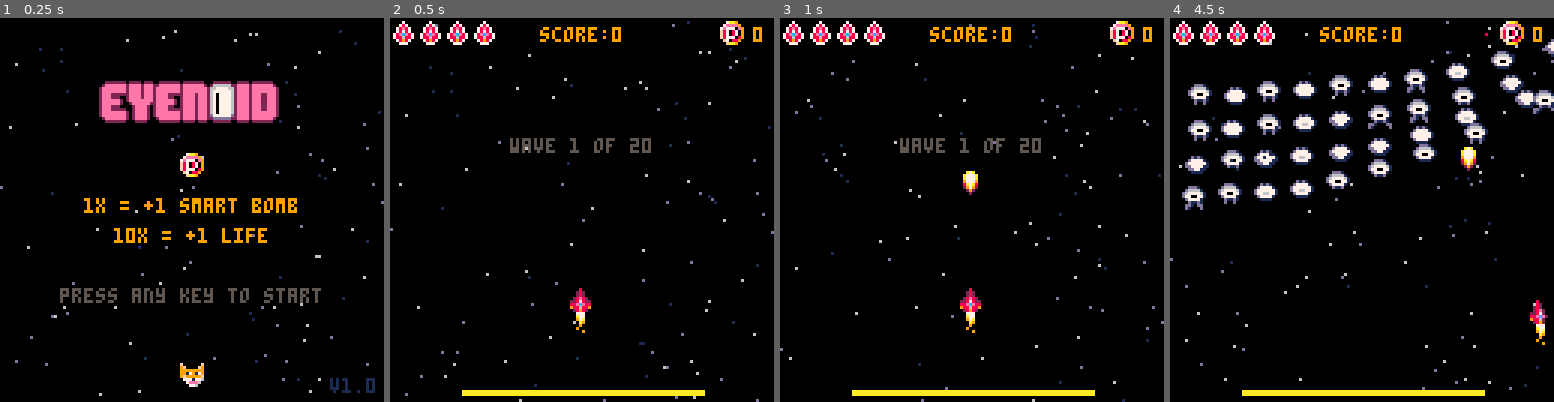
Above: before the commit, frames 1-4 (left to right).
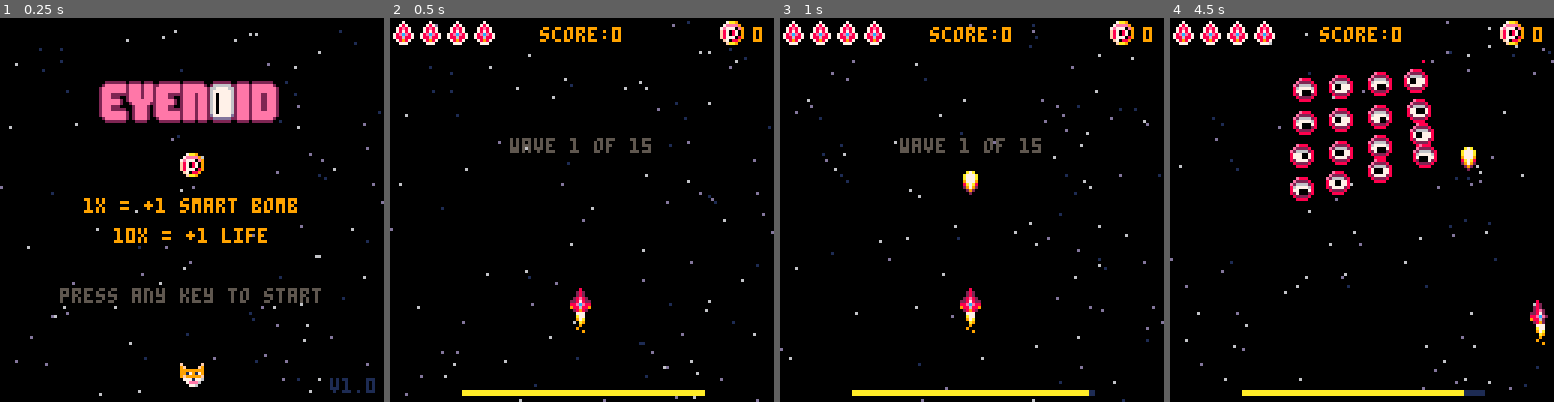
Above: after the commit, the same moments.

Repository: theRenard/shmup
Game: PICO-8 cartridge shmup_sep.p8
Same seed, same stepped clock (60 frames per second), same inputs: the game is played once before the commit and once after it.
Inputs:
- Up to frame 1 (0.25 s): no input
- Up to frame 2 (0.5 s): tap X (X key) at 0.33 s
- Up to frame 3 (1 s): tap O (Z key) at 0.7 s
- Up to frame 4 (4.5 s): tap X (X key) at 1.07, 1.85, 2.97, 4.08 s; hold Right 1.6-2.1 s; tap O (Z key) every 0.4 s from 1.7 to 4.1 s; hold Up 2.15-2.42 s; hold Right 2.47-3.03 s; hold Left 3.08-3.58 s; hold Down 3.63-3.97 s; hold Right from 4.02 s (still down)

Frame 1 is identical in both runs. In frame 2, less than 0.1% of the frame differs, in the area x 62-68%, y 31-35%; in frame 3, less than 0.1%; in frame 4, 9.0%, in the area x 3-100%, y 3-99%.

Commit message:
Refactor ship movement controls, adjust enemy attack frequency, and update enemy sprites

Diff:
--- a/collisions.lua
+++ b/collisions.lua
@@ -25,7 +25,7 @@
         del(buls, mybul)
         smol_shwave(mybul.x + 4, mybul.y + 4)
         smol_spark(myen.x + 4, myen.y + 4)
-        sfx(3)
+        sfx(20)
 
         if myen.invul then
           if myen.spr <= myen.spr_ref + 5 then
--- a/enemies/behavior.lua
+++ b/enemies/behavior.lua
@@ -45,7 +45,7 @@
     -- do nothing
   elseif myen.mission == 'attack' then
 
-    if myen.type == 1 or myen.type == 5 then
+    if myen.type == 1 then
       -- move towards the player
       myen.sy = myen.speed
       myen.sx = sin(t/45)
@@ -60,7 +60,7 @@
 
     elseif myen.type == 2 or myen.type == 6 then
       -- move towards the player
-      myen.sy = myen.speed
+      myen.sy = myen.speed / 2
       myen.sx = sin(t/45)
 
       if myen.x < 32 then
@@ -76,7 +76,7 @@
 
       if myen.sx == 0 then
         -- move towards the player
-        myen.sy =  myen.speed
+        myen.sy =  myen.speed / 2
         if ship.y <= myen.y then
           myen.sy = 0
           if ship.x < myen.x then
@@ -89,9 +89,9 @@
         -- move towards the player
       end
 
-    elseif myen.type == 4 then
+    elseif myen.type == 4 or myen.type == 5 then
       -- move towards the player
-      myen.sy = myen.speed
+      myen.sy = myen.speed / 4
 
       if myen.y > 110 then
         myen.sy = 3
--- a/enemies/spawn.lua
+++ b/enemies/spawn.lua
@@ -1,5 +1,5 @@
-local hp_high = 6
-local hp_mid = 4
+local hp_high = 4
+local hp_mid = 3
 local hp_low = 2
 local sp_high = 3
 local sp_mid = 2
@@ -54,7 +54,7 @@
     myen.ani = create_numbers(176, 190)
     myen.hp = hp_mid
     myen.score = score_high
-    myen.speed = sp_mid
+    myen.speed = sp_low
     myen.invul = true
 
     -- metal
--- a/enemies/waves.lua
+++ b/enemies/waves.lua
@@ -1,95 +1,105 @@
 function spawnwave()
   if wave == 1 then
-    attackfreq = 50
-    firefreq = 20
-    test = 7
+    attackfreq = 60
+    firefreq = 10
+    pickupFreq = 0.1
+    -- test = 7
+    -- place_enemies({
+    --   { test, test, test, test, test, test, test, test, test, test },
+    --   { test, test, test, test, test, test, test, test, test, test },
+    --   { test, test, test, test, test, test, test, test, test, test },
+    --   { test, test, test, test, test, test, test, test, test, test }
+    -- })
     place_enemies({
-      { test, test, test, test, test, test, test, test, test, test },
-      { test, test, test, test, test, test, test, test, test, test },
-      { test, test, test, test, test, test, test, test, test, test },
-      { test, test, test, test, test, test, test, test, test, test }
+      { 0, 0, 0, 1, 1, 1, 1, 0, 0, 0 },
+      { 0, 0, 0, 1, 1, 1, 1, 0, 0, 0 },
+      { 0, 0, 0, 1, 1, 1, 1, 0, 0, 0 },
+      { 0, 0, 0, 1, 1, 1, 1, 0, 0, 0 }
     })
-    -- place_enemies({
-    --   { 0, 0, 1, 0, 1, 0, 0, 1, 0, 0 },
-    --   { 0, 0, 1, 1, 1, 0, 0, 1, 0, 0 },
-    --   { 0, 0, 1, 0, 1, 0, 0, 1, 0, 0 },
-    --   { 0, 0, 1, 0, 1, 0, 0, 1, 0, 0 }
-    -- })
   elseif wave == 2 then
-    attackfreq = 40
-    firefreq = 20
+    attackfreq = 60
+    firefreq = 10
+    pickupFreq = 0.1
     place_enemies({
-      { 0, 1, 1, 1, 2, 2, 1, 1, 1, 0 },
-      { 0, 1, 1, 1, 0, 0, 1, 1, 1, 0 },
-      { 0, 1, 1, 1, 0, 0, 1, 1, 1, 0 },
-      { 0, 0, 1, 1, 1, 1, 1, 1, 0, 0 }
+      { 1, 0, 0, 1, 1, 1, 1, 0, 0, 1 },
+      { 1, 0, 0, 1, 1, 1, 1, 0, 0, 1 },
+      { 1, 0, 0, 1, 1, 1, 1, 0, 0, 1 },
+      { 1, 0, 0, 1, 1, 1, 1, 0, 0, 1 }
     })
   elseif wave == 3 then
-    attackfreq = 30
-    firefreq = 20
+    attackfreq = 120
+    firefreq = 5
+    pickupFreq = 0.1
     place_enemies({
-      { 0, 0, 2, 2, 2, 2, 2, 2, 0, 0 },
-      { 0, 0, 2, 1, 1, 1, 1, 2, 0, 0 },
-      { 0, 0, 2, 1, 1, 1, 1, 2, 0, 0 },
-      { 0, 0, 2, 2, 2, 2, 2, 2, 0, 0 }
+      { 0, 0, 0, 0, 0, 0, 0, 0, 0, 0 },
+      { 1, 2, 1, 1, 1, 1, 1, 1, 2, 1 },
+      { 1, 2, 1, 1, 1, 1, 1, 1, 2, 1 },
+      { 0, 0, 0, 0, 0, 0, 0, 0, 0, 0 }
     })
   elseif wave == 4 then
-    attackfreq = 20
-    firefreq = 20
+    attackfreq = 120
+    firefreq = 10
+    pickupFreq = 0.1
     place_enemies({
-      { 0, 0, 2, 2, 3, 3, 2, 2, 0, 0 },
-      { 0, 0, 2, 2, 3, 3, 2, 2, 0, 0 },
-      { 0, 0, 2, 2, 3, 3, 2, 2, 0, 0 },
-      { 0, 0, 2, 2, 2, 2, 2, 2, 0, 0 }
+      { 3, 2, 1, 0, 0, 0, 0, 1, 2, 3 },
+      { 0, 3, 2, 1, 1, 1, 1, 2, 3, 0 },
+      { 0, 0, 3, 2, 3, 3, 2, 3, 0, 0 },
+      { 0, 0, 0, 3, 0, 0, 3, 0, 0, 0 }
     })
   elseif wave == 5 then
-    attackfreq = 20
-    firefreq = 20
+    attackfreq = 30
+    firefreq = 10
+    pickupFreq = 0.1
     place_enemies({
-      { 0, 3, 3, 3, 3, 3, 3, 3, 3, 0 },
-      { 0, 3, 3, 3, 3, 3, 3, 3, 3, 0 },
-      { 0, 3, 3, 3, 3, 3, 3, 3, 3, 0 },
-      { 0, 3, 3, 3, 3, 3, 3, 3, 3, 0 }
+      { 0, 2, 2, 0, 0, 0, 0, 2, 2, 0 },
+      { 1, 3, 3, 1, 0, 0, 1, 3, 3, 1 },
+      { 1, 3, 3, 1, 0, 0, 1, 3, 3, 1 },
+      { 0, 1, 1, 0, 0, 0, 0, 1, 1, 0 }
     })
   elseif wave == 6 then
-    attackfreq = 20
-    firefreq = 20
+    attackfreq = 60
+    firefreq = 10
+    pickupFreq = 0.1
     place_enemies({
-      { 0, 4, 4, 4, 4, 4, 4, 4, 4, 0 },
-      { 0, 4, 4, 4, 4, 4, 4, 4, 4, 0 },
-      { 0, 4, 5, 4, 4, 4, 4, 5, 4, 0 },
-      { 0, 4, 4, 4, 4, 4, 4, 4, 4, 0 }
+      { 4, 0, 4, 0, 4, 0, 4, 0, 4, 0 },
+      { 0, 4, 0, 4, 0, 4, 0, 4, 0, 4 },
+      { 4, 0, 4, 0, 4, 0, 4, 0, 4, 0 },
+      { 0, 4, 0, 4, 0, 4, 0, 4, 0, 4 }
     })
   elseif wave == 7 then
-    attackfreq = 20
-    firefreq = 20
+    attackfreq = 10
+    firefreq = 10
+    pickupFreq = 0.2
     place_enemies({
-      { 5, 5, 5, 5, 5, 5, 5, 5, 5, 5 },
-      { 5, 5, 5, 5, 5, 5, 5, 5, 5, 5 },
+      { 1, 1, 1, 1, 1, 1, 1, 1, 1, 1 },
+      { 1, 1, 1, 1, 1, 1, 1, 1, 1, 1 },
       { 5, 5, 5, 5, 5, 5, 5, 5, 5, 5 },
       { 5, 5, 5, 5, 5, 5, 5, 5, 5, 5 }
     })
   elseif wave == 8 then
-    attackfreq = 20
-    firefreq = 20
+    attackfreq = 120
+    firefreq = 10
+    pickupFreq = 0.1
     place_enemies({
-      { 6, 5, 6, 6, 6, 6, 6, 6, 5, 6 },
-      { 6, 5, 6, 6, 6, 6, 6, 6, 5, 6 },
-      { 6, 5, 6, 6, 6, 6, 6, 6, 5, 6 },
-      { 6, 5, 6, 6, 6, 6, 6, 6, 5, 6 }
+      { 0, 6, 6, 0, 0, 0, 0, 6, 6, 0 },
+      { 6, 6, 6, 6, 0, 0, 6, 6, 6, 6 },
+      { 5, 6, 6, 5, 0, 0, 5, 6, 6, 5 },
+      { 0, 5, 5, 0, 0, 0, 0, 5, 5, 0 }
     })
   elseif wave == 9 then
-    attackfreq = 20
-    firefreq = 20
+    attackfreq = 120
+    firefreq = 10
+    pickupFreq = 0.2
     place_enemies({
-      { 0, 0, 0, 7, 7, 7, 7, 0, 0, 0 },
-      { 0, 0, 0, 7, 7, 7, 7, 0, 0, 0 },
-      { 0, 0, 0, 7, 7, 7, 7, 0, 0, 0 },
-      { 0, 0, 0, 7, 7, 7, 7, 0, 0, 0 }
+      { 7, 0, 0, 1, 1, 1, 1, 0, 0, 7 },
+      { 7, 0, 0, 1, 1, 1, 1, 0, 0, 7 },
+      { 7, 0, 0, 1, 1, 1, 1, 0, 0, 7 },
+      { 7, 0, 0, 5, 5, 5, 5, 0, 0, 7 }
     })
   elseif wave == 10 then
-    attackfreq = 20
-    firefreq = 20
+    attackfreq = 10
+    firefreq = 10
+    pickupFreq = 0.2
     place_enemies({
       { 0, 0, 0, 7, 7, 7, 7, 0, 0, 0 },
       { 0, 0, 0, 7, 7, 7, 7, 0, 0, 0 },
@@ -97,89 +107,49 @@
       { 0, 0, 0, 7, 7, 7, 7, 0, 0, 0 }
     })
   elseif wave == 11 then
-    attackfreq = 20
-    firefreq = 20
+    attackfreq = 30
+    firefreq = 60
+    pickupFreq = 0.2
     place_enemies({
-      { 0, 0, 0, 7, 7, 7, 7, 0, 0, 0 },
-      { 0, 0, 0, 7, 7, 7, 7, 0, 0, 0 },
-      { 0, 0, 0, 7, 7, 7, 7, 0, 0, 0 },
-      { 0, 0, 0, 7, 7, 7, 7, 0, 0, 0 }
+      { 0, 7, 0, 7, 7, 7, 7, 0, 7, 0 },
+      { 0, 7, 0, 7, 7, 7, 7, 0, 7, 0 },
+      { 0, 7, 0, 7, 7, 7, 7, 0, 7, 0 },
+      { 0, 7, 0, 7, 7, 7, 7, 0, 7, 0 }
     })
   elseif wave == 12 then
-    attackfreq = 20
-    firefreq = 20
+    attackfreq = 240
+    firefreq = 5
+    pickupFreq = 0.2
     place_enemies({
-      { 0, 0, 0, 7, 7, 7, 7, 0, 0, 0 },
-      { 0, 0, 0, 7, 7, 7, 7, 0, 0, 0 },
-      { 0, 0, 0, 7, 7, 7, 7, 0, 0, 0 },
-      { 0, 0, 0, 7, 7, 7, 7, 0, 0, 0 }
+      { 1, 2, 5, 7, 7, 7, 7, 5, 2, 1 },
+      { 0, 1, 2, 5, 5, 5, 5, 2, 1, 0 },
+      { 0, 0, 1, 2, 2, 2, 2, 1, 0, 0 },
+      { 0, 0, 0, 1, 1, 1, 1, 0, 0, 0 }
     })
   elseif wave == 13 then
-    attackfreq = 20
-    firefreq = 20
+    attackfreq = 240
+    firefreq = 10
+    pickupFreq = 0.2
     place_enemies({
-      { 0, 0, 0, 7, 7, 7, 7, 0, 0, 0 },
-      { 0, 0, 0, 7, 7, 7, 7, 0, 0, 0 },
-      { 0, 0, 0, 7, 7, 7, 7, 0, 0, 0 },
-      { 0, 0, 0, 7, 7, 7, 7, 0, 0, 0 }
+      { 4, 5, 5, 6, 6, 6, 6, 5, 5, 4 },
+      { 0, 4, 5, 5, 5, 5, 5, 5, 4, 0 },
+      { 0, 0, 4, 5, 5, 5, 5, 4, 0, 0 },
+      { 0, 0, 0, 4, 4, 4, 4, 0, 0, 0 }
     })
   elseif wave == 14 then
-    attackfreq = 20
-    firefreq = 20
+    attackfreq = 120
+    firefreq = 3
+    pickupFreq = 0.2
     place_enemies({
-      { 0, 0, 0, 7, 7, 7, 7, 0, 0, 0 },
-      { 0, 0, 0, 7, 7, 7, 7, 0, 0, 0 },
-      { 0, 0, 0, 7, 7, 7, 7, 0, 0, 0 },
-      { 0, 0, 0, 7, 7, 7, 7, 0, 0, 0 }
+      { 1, 1, 1, 1, 0, 0, 1, 1, 1, 1 },
+      { 1, 1, 1, 1, 0, 0, 1, 1, 1, 1 },
+      { 1, 1, 1, 1, 0, 0, 1, 1, 1, 1 },
+      { 1, 1, 1, 1, 0, 0, 1, 1, 1, 1 }
     })
   elseif wave == 15 then
-    attackfreq = 20
-    firefreq = 20
-    place_enemies({
-      { 0, 0, 0, 7, 7, 7, 7, 0, 0, 0 },
-      { 0, 0, 0, 7, 7, 7, 7, 0, 0, 0 },
-      { 0, 0, 0, 7, 7, 7, 7, 0, 0, 0 },
-      { 0, 0, 0, 7, 7, 7, 7, 0, 0, 0 }
-    })
-  elseif wave == 16 then
-    attackfreq = 20
-    firefreq = 20
-    place_enemies({
-      { 0, 0, 0, 7, 7, 7, 7, 0, 0, 0 },
-      { 0, 0, 0, 7, 7, 7, 7, 0, 0, 0 },
-      { 0, 0, 0, 7, 7, 7, 7, 0, 0, 0 },
-      { 0, 0, 0, 7, 7, 7, 7, 0, 0, 0 }
-    })
-  elseif wave == 17 then
-    attackfreq = 20
-    firefreq = 20
-    place_enemies({
-      { 0, 0, 0, 7, 7, 7, 7, 0, 0, 0 },
-      { 0, 0, 0, 7, 7, 7, 7, 0, 0, 0 },
-      { 0, 0, 0, 7, 7, 7, 7, 0, 0, 0 },
-      { 0, 0, 0, 7, 7, 7, 7, 0, 0, 0 }
-    })
-  elseif wave == 18 then
-    attackfreq = 20
-    firefreq = 20
-    place_enemies({
-      { 0, 0, 0, 7, 7, 7, 7, 0, 0, 0 },
-      { 0, 0, 0, 7, 7, 7, 7, 0, 0, 0 },
-      { 0, 0, 0, 7, 7, 7, 7, 0, 0, 0 },
-      { 0, 0, 0, 7, 7, 7, 7, 0, 0, 0 }
-    })
-  elseif wave == 19 then
-    attackfreq = 20
-    firefreq = 20
-    place_enemies({
-      { 0, 0, 0, 7, 7, 7, 7, 0, 0, 0 },
-      { 0, 0, 0, 7, 7, 7, 7, 0, 0, 0 },
-      { 0, 0, 0, 7, 7, 7, 7, 0, 0, 0 },
-      { 0, 0, 0, 7, 7, 7, 7, 0, 0, 0 }
-    })
-  elseif wave == 20 then
-    attackfreq = 20
-    firefreq = 20
+    attackfreq = 10
+    firefreq = 10
+    pickupFreq = 0.2
     place_enemies({
       { 0, 0, 0, 0, 0, 0, 0, 0, 0, 0 },
       { 0, 0, 0, 0, 8, 0, 0, 0, 0, 0 },
--- a/energy_bar.lua
+++ b/energy_bar.lua
@@ -7,10 +7,10 @@
 
 function update_energy_bar()
   if t % 5 == 0 and not is_firing then
-    if energy_bar <= 40 then
-      energy_bar += 2
+    if energy_bar <= 30 then
+      energy_bar += 3
     else
-      energy_bar += 3
+      energy_bar += 0.5
     end
     if energy_bar > 80 then
       energy_bar = 80
@@ -33,11 +33,11 @@
   local x1 = energy_bar + 24
   local y1 = 125
 
-  if energy_bar < 40 then
+  if energy_bar < 50 then
     color = 9
   end
 
-  if energy_bar < 10 then
+  if energy_bar < 30 then
     color = 8
   end
 
--- a/game/game_over.lua
+++ b/game/game_over.lua
@@ -3,7 +3,7 @@
     return
   end
 
-  if btnp(🅾️) == false and btnp(❎) == false then
+  if btn(4) == false and btnp(❎) == false then
     btnreleased = true
   end
 
--- a/game/start.lua
+++ b/game/start.lua
@@ -1,6 +1,6 @@
 function update_start()
   animatestars(0.5)
-  if btnp(🅾️) == false and btnp(❎) == false then
+  if btn(4) == false and btnp(❎) == false then
     btnreleased = true
   end
 
--- a/game/wave.lua
+++ b/game/wave.lua
@@ -6,3 +6,12 @@
     spawnwave()
   end
 end
+
+function draw_wavetext()
+  draw_game()
+  if wave == lastwave then
+    cprint("final wave",64,40,blink_color())
+  else
+    cprint("wave "..wave.. " of "..lastwave,64,40,blink_color())
+  end
+ end
--- a/game/win.lua
+++ b/game/win.lua
@@ -3,7 +3,7 @@
     return
   end
 
-  if btnp(🅾️) == false and btnp(❎) == false then
+  if btn(4) == false and btnp(❎) == false then
     btnreleased = true
   end
 
@@ -21,15 +21,6 @@
 
 function draw_win()
   draw_game()
-  cprint("congratulations",64,40,12)
+  cprint("congratulations!",64,40,12)
   cprint("press any key to continue",64,80,blink_color())
  end
-
- function draw_wavetext()
-  draw_game()
-  if wave == lastwave then
-    cprint("final wave",64,40,blink_color())
-  else
-    cprint("wave "..wave.. " of "..lastwave,64,40,blink_color())
-  end
- end
--- a/ship.lua
+++ b/ship.lua
@@ -55,7 +55,7 @@
     end
   end
 
-  if btn(❎) then
+  if btn(🅾️) then
     is_firing = true
   else
     is_firing = false
--- a/shmup_sep.p8
+++ b/shmup_sep.p8
@@ -34,14 +34,14 @@
 007007002ece880088ece88088ece200009000000000900000900000000900000000900000000000000000000000000000000000000000000000000000000000
 00000000026889009886889098862000000090000090000000000000000000000000000000000000000000000000000000000000000000000000000000000000
 00000000029820000289820002892000000000000000000000000000000000000000000000000000000000000000000000000000000000000000000000000000
-0a7a000000000000000110000000000000000000f000000ff000000ff000000f0000000000000000000000000000000000000000000000000000000000000000
-a777a00000099000001cc10000000000000000009f0000f99f0000f99f9009f90002222222022220222002222222022222220002222220022220222222200000
-a777a000009aa90001c77c100000000000000000999999999999999999199199002eeeeeee2eeee2eee22eeeeeee2eeeeeee20266666622eeee2eeeeeee20000
-9777900009a77a9001c77c10000000000000000099179179997197199979979902eeeeeeee2eeee2eee2eeeeeeee2eeeeeeee2667777662eeee2eeeeeeee2000
-8a7a800009a77a90001cc10000000000000000009f99999f9f99999f9f77177f02eeeeeeee2eeee2eee2eeeeeeee2eeeeeeee2677777762eeee2eeeeeeee2000
-29792000009aa900000c100000000000000000000777177607771776077eee7602eee222222eeee2eee2eeee22222eeee2eee2677777762eeee2eee22eee2000
-02920000000990000001c0000000000000000000007eee60007eee600077776002eee222002eeee2eee2eeee22002eeee2eee2677777762eeee2eee22eee2000
-0020000000000000000c1000000000000000000000077600000776000007760002eeeeee202eeeeeeee2eeeeee202eeee2eee2677777762eeee2eee22eee2000
+0a7a000000022000000110000000000000000000f000000ff000000ff000000f0000000000000000000000000000000000000000000000000000000000000000
+a777a00000299200001cc10000000000000000009f0000f99f0000f99f9009f90002222222022220222002222222022222220002222220022220222222200000
+a777a00002eaae2001c77c100000000000000000999999999999999999199199002eeeeeee2eeee2eee22eeeeeee2eeeeeee20266666622eeee2eeeeeee20000
+9777900029a77a9201c77c10000000000000000099179179997197199979979902eeeeeeee2eeee2eee2eeeeeeee2eeeeeeee2667777662eeee2eeeeeeee2000
+8a7a800029a77a92001cc10000000000000000009f99999f9f99999f9f77177f02eeeeeeee2eeee2eee2eeeeeeee2eeeeeeee2677777762eeee2eeeeeeee2000
+2979200002eaae20000c100000000000000000000777177607771776077eee7602eee222222eeee2eee2eeee22222eeee2eee2677777762eeee2eee22eee2000
+02920000002992000001c0000000000000000000007eee60007eee600077776002eee222002eeee2eee2eeee22002eeee2eee2677777762eeee2eee22eee2000
+0020000000022000000c1000000000000000000000077600000776000007760002eeeeee202eeeeeeee2eeeeee202eeee2eee2677777762eeee2eee22eee2000
 022220000eeee00007777000000700000001000000000000000000000000000002eeeeee2002eeeeee22eeeeee202eeee2eee2677777762eeee2eee22eee2000
 22ee2200ee77ee0077227700007870000010100000000000000000000000000002eee22200002eeee202eeee22002eeee2eee2677777762eeee2eee22eee2000
 2e77e200e7227e0072ee2700078e87000100010000000000000000000000000002eee22222002eeee202eeee22222eeee2eee2677777762eeee2eee22eee2000
--- a/variables.lua
+++ b/variables.lua
@@ -28,7 +28,7 @@
   highscore=0
   powerups=0
   wave=0 -- 1-indexed
-  lastwave=20
+  lastwave=15
   lives=4
   attackfreq=60
   pickupFreq=0.1
Not shown, changed: the sound effects (__sfx__) section of shmup_sep.p8
Not shown, changed: readme.md
